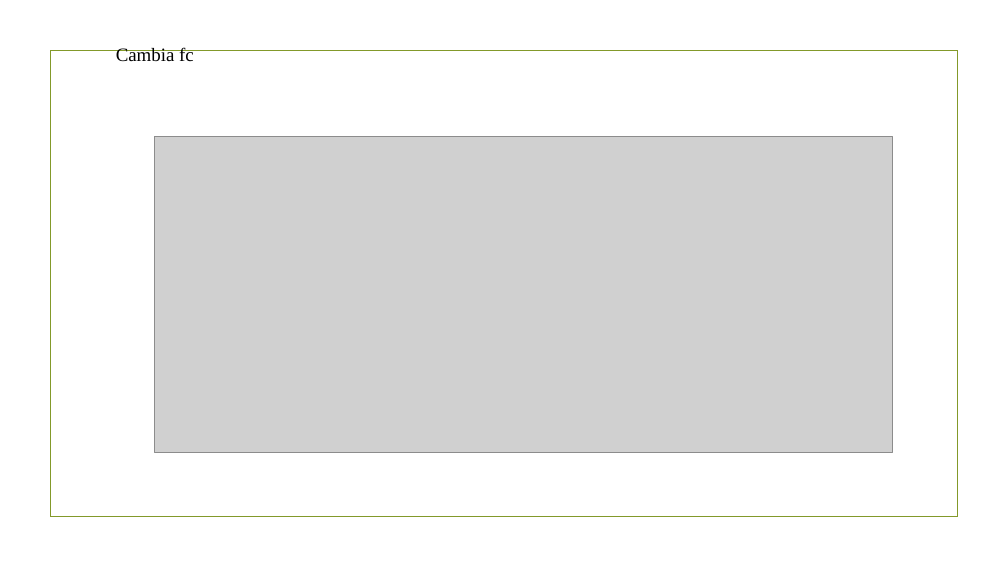
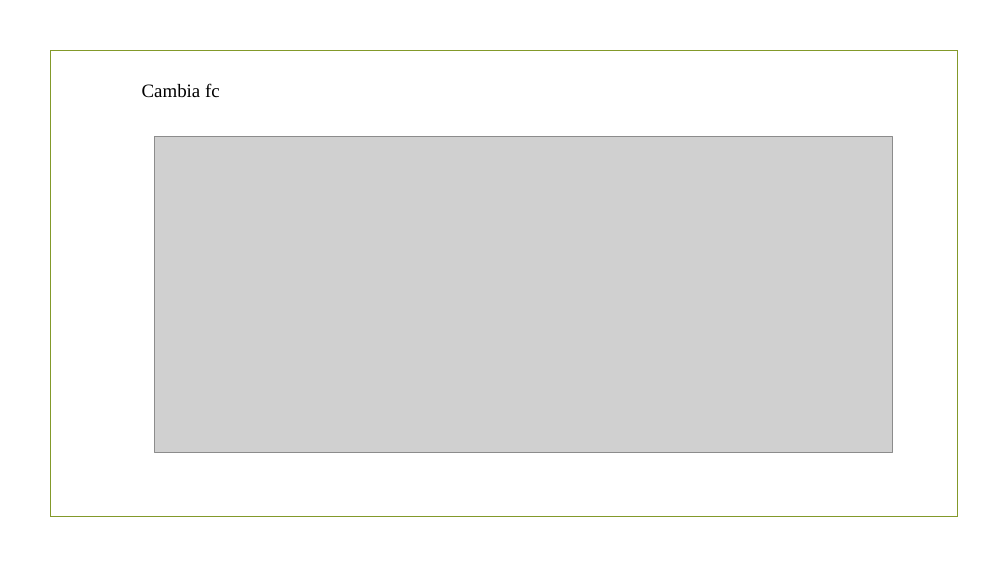
Before and after one commit to RiccardoSC2050/Progetto-sistemi-elettronici, a slide deck: slide 68 of presentazione/demoCompleta.pptx (slide 65 before the commit). Drawn at 1008x567 pixels with LibreOffice and Linux fonts; fonts in the diff are those of the drawing; grey boxes stand for pictures; background and template pictures are left out. Boxes give left, top, right and bottom in pixels: in the first picture for what was removed or moved away, otherwise in the second. Text is boxed around its words. In the diff, an @@ line names an element or a change of style, - is before the commit and + after.

```diff
--- a/presentazione/demoCompleta.pptx
+++ b/presentazione/demoCompleta.pptx
@@ text "Cambia fc" moved from (x1=116, y1=47, x2=194, y2=61) to (x1=142, y1=83, x2=220, y2=98) @@
```
Also in this commit, not shown: 18 other slides changed, 41 slides added, 2 slides removed.
